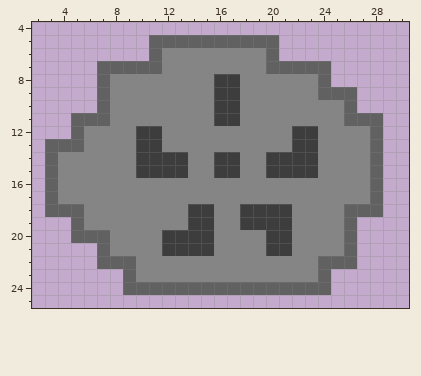
Edited in one commit: pixel-art sprite (CandleLight/Assets/Resources/Sprites/Items/Gear/Weapon1.png). The picture above was drawn from the file before the commit.
The file is 64x64 pixels, drawn in blocks of 2x2; one block is one cell here. Shown: x 2..30, y 4..25.
And afterwards:
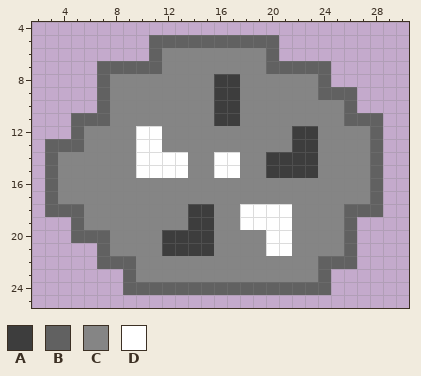
Palette (. is transparent): A #3d3d3d  B #616161  C #858585  D #ffffff
From the commit log: Fixed candlemancy bug, and made rock a weapon
From old to new:
@@ x 8..23 @@
 11 CCCCCCCCAACCCCCC
-12 CCAACCCCCCCCCCAA
-13 CCAACCCCCCCCCCAA
-14 CCAAAACCAACCAAAA
-15 CCAAAACCAACCAAAA
+12 CCDDCCCCCCCCCCAA
+13 CCDDCCCCCCCCCCAA
+14 CCDDDDCCDDCCAAAA
+15 CCDDDDCCDDCCAAAA
 16 CCCCCCCCCCCCCCCC
 17 CCCCCCCCCCCCCCCC
-18 CCCCCCAACCAAAACC
-19 CCCCCCAACCAAAACC
-20 CCCCAAAACCCCAACC
-21 CCCCAAAACCCCAACC
+18 CCCCCCAACCDDDDCC
+19 CCCCCCAACCDDDDCC
+20 CCCCAAAACCCCDDCC
+21 CCCCAAAACCCCDDCC
 22 BBCCCCCCCCCCCCCC
Where, in picture pixels (left, top, right, bottom), the same in both pictures:
changed: (136, 126, 292, 256)
